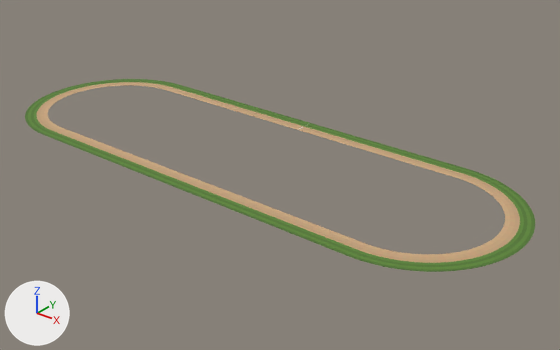
A saved change to the glTF model games/yorimichi/assets/belmonte/meshes/SM_BM_BHip_Course.glb.
The view is the same before and after, from a camera (50 mm lens) standing at (612.0, -692.0, 412.0) and looking at (44.0, 18.0, -28.0). The lights are fixed; the arrows at lower left show +X, +Y and +Z. The first picture is the older version. Vertices at exactly the same position are counted once.

Objects in the first picture: 'SM_BM_BHip_Course'.
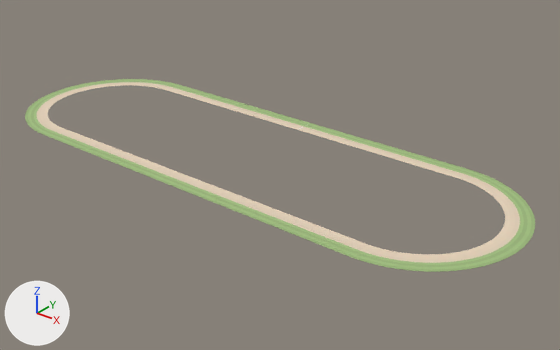
Boxes (x1, y1, x2, y2) around the edits, measured in the pictures (560 x 350 px):
part 1 of me_sm_bhip_course, recoloured (lighter): (25, 79, 535, 272) in both

The change, as a list of edits to the scene's bpy script:
```text
Change me_sm_bhip_course:
    where me_sm_bhip_course.from_pydata(...)  # 4584 vertices, 8246 faces; spans x -380.0..380.0, y -130.0..130.0, z 0.0
    used by ob_sm_bm_bhip_course; location = (0.0, 0.0, 0.0)
    me_sm_bhip_course part 1: 8246 faces centred in x -380.0..380.0, y -130.0..130.0, z 0.0 are repainted in the vertex colours; the middle colour goes from green #5f8838 to green #a4c181
```
